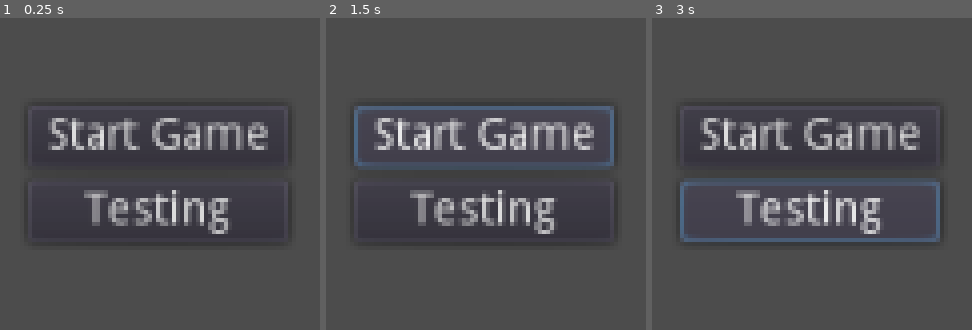
Above: before the commit, frames 1-3 (left to right).
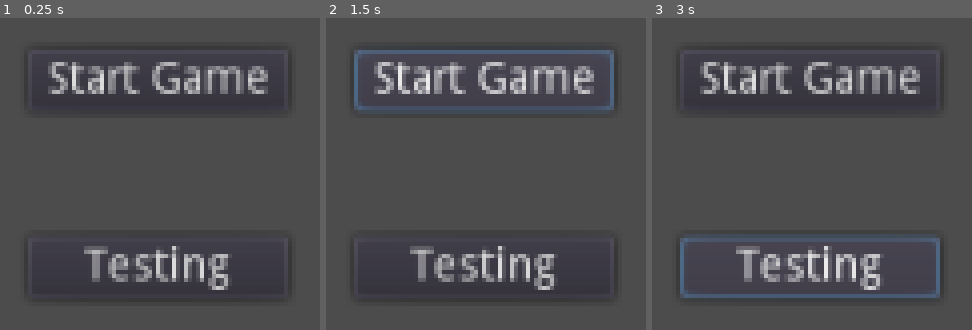
Above: after the commit, the same moments.

Repository: IMAFIREHAZARD/GWJ-54-Solid-Gold
Game: Godot game, scene res://Main.tscn
Same seed, same stepped clock (60 frames per second), same inputs: the game is played once before the commit and once after it. Sound files missing from this copy of the repository are replaced by a short silence.
Inputs:
- Up to frame 1 (0.25 s): no input
- Up to frame 2 (1.5 s): click "Testing" at 0.5 s; click "Start Game" at 1.25 s
- Up to frame 3 (3 s): click "Start Game" at 2 s; click "Testing" at 2.75 s

The runs differ from the first frame. In frame 1, 13% of the frame differs, in the area x 13-85%, y 14-89%; in frame 2, 16%; in frame 3, 16%, in the area x 8-90%, y 14-90%.

Commit message:
placeholder click noises on buttons

Diff:
--- /dev/null
+++ b/GUI/GenericButton.gd
@@ -0,0 +1,24 @@
+extends Button
+
+
+# Declare member variables here. Examples:
+# var a = 2
+# var b = "text"
+
+
+# Called when the node enters the scene tree for the first time.
+func _ready():
+	pass # Replace with function body.
+
+
+# Called every frame. 'delta' is the elapsed time since the previous frame.
+#func _process(delta):
+#	pass
+
+
+func _on_GenericButton_mouse_entered():
+	$HoverNoise.start()
+
+
+func _on_GenericButton_pressed():
+	$ClickNoise.start()
--- /dev/null
+++ b/GUI/GenericButton.tscn
@@ -0,0 +1,23 @@
+[gd_scene load_steps=5 format=2]
+
+[ext_resource path="res://sfx/click.wav" type="AudioStream" id=1]
+[ext_resource path="res://GUI/GenericButton.gd" type="Script" id=2]
+[ext_resource path="res://sfx/shh.wav" type="AudioStream" id=3]
+[ext_resource path="res://sfx/TemporarySound.tscn" type="PackedScene" id=4]
+
+[node name="GenericButton" type="Button"]
+margin_right = 83.0
+margin_bottom = 20.0
+text = "Start Game"
+script = ExtResource( 2 )
+
+[node name="HoverNoise" parent="." instance=ExtResource( 4 )]
+stream = ExtResource( 3 )
+volume_db = -7.0
+
+[node name="ClickNoise" parent="." instance=ExtResource( 4 )]
+stream = ExtResource( 1 )
+volume_db = -5.0
+
+[connection signal="mouse_entered" from="." to="." method="_on_GenericButton_mouse_entered"]
+[connection signal="pressed" from="." to="." method="_on_GenericButton_pressed"]
--- a/Main.tscn
+++ b/Main.tscn
@@ -1,7 +1,8 @@
-[gd_scene load_steps=3 format=2]
+[gd_scene load_steps=4 format=2]
 
 [ext_resource path="res://DesignNotes.gd" type="Script" id=1]
 [ext_resource path="res://Main.gd" type="Script" id=2]
+[ext_resource path="res://GUI/GenericButton.tscn" type="PackedScene" id=3]
 
 [node name="Main" type="Control"]
 anchor_right = 1.0
@@ -14,23 +15,20 @@
 
 [node name="MarginContainer" type="MarginContainer" parent="CenterContainer"]
 margin_left = 470.0
-margin_top = 278.0
+margin_top = 260.0
 margin_right = 553.0
-margin_bottom = 322.0
+margin_bottom = 340.0
 
 [node name="VBoxContainer" type="VBoxContainer" parent="CenterContainer/MarginContainer"]
 margin_right = 83.0
-margin_bottom = 44.0
+margin_bottom = 80.0
+custom_constants/separation = 40
 
-[node name="StartGameButton" type="Button" parent="CenterContainer/MarginContainer/VBoxContainer"]
-margin_right = 83.0
-margin_bottom = 20.0
-text = "Start Game"
+[node name="StartGameButton" parent="CenterContainer/MarginContainer/VBoxContainer" instance=ExtResource( 3 )]
 
-[node name="TestingButton" type="Button" parent="CenterContainer/MarginContainer/VBoxContainer"]
-margin_top = 24.0
-margin_right = 83.0
-margin_bottom = 44.0
+[node name="TestingButton" parent="CenterContainer/MarginContainer/VBoxContainer" instance=ExtResource( 3 )]
+margin_top = 60.0
+margin_bottom = 80.0
 text = "Testing"
 
 [node name="DesignNotes" type="Node" parent="."]
--- /dev/null
+++ b/sfx/TemporarySound.gd
@@ -0,0 +1,22 @@
+extends AudioStreamPlayer
+
+
+# Declare member variables here. Examples:
+# var a = 2
+# var b = "text"
+
+
+# Called when the node enters the scene tree for the first time.
+func _ready():
+	pass # Replace with function body.
+
+
+func start():
+	var new_sound = self.duplicate()
+	new_sound.connect("finished", new_sound, "_on_finished")
+	get_parent().add_child(new_sound)
+
+	new_sound.play()
+
+func _on_finished():
+	queue_free()
--- /dev/null
+++ b/sfx/TemporarySound.tscn
@@ -0,0 +1,6 @@
+[gd_scene load_steps=2 format=2]
+
+[ext_resource path="res://sfx/TemporarySound.gd" type="Script" id=1]
+
+[node name="TemporarySound" type="AudioStreamPlayer"]
+script = ExtResource( 1 )
Not shown, added: sfx/shh.wav.import
Not shown, added: sfx/click.wav
Not shown, added: sfx/shh.wav
